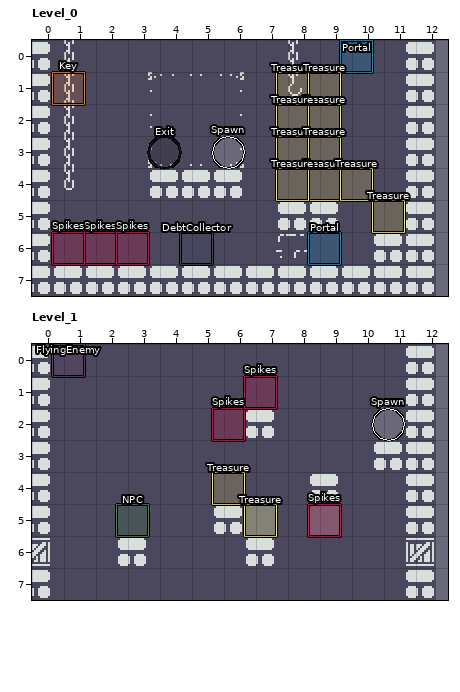
Level history. LDtk project: Source/level/world.ldtk. This is how it looked before the edit.
Cells are 16x16 px. Shown: Level_0 x 0..12, y 0..7; Level_1 x 0..12, y 0..7. Layer "Tiles1" is drawn -6,0 px off the grid.
The result:
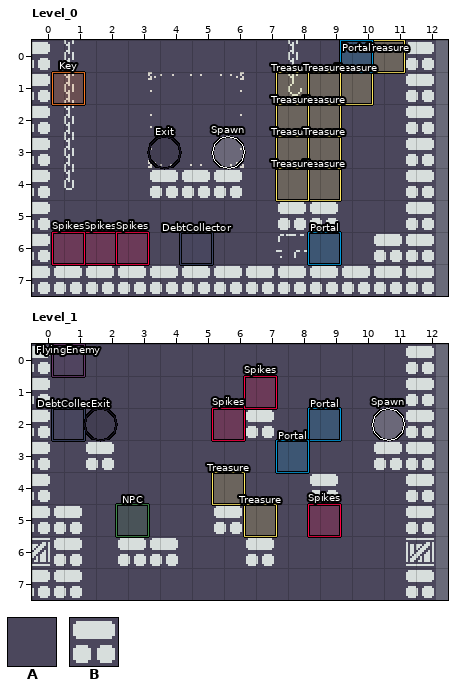
Key: from "Tileset": A 761, B 912.
_ is an empty cell.
Objects are placed by their top-left corner, in cells (3,4 is the top-left corner of cell 3,4); size is 1x1 cell unless given.
Edits made:
Layer "Entities", Level_0:
changed: "Treasure" rectangle at 10.6,5 -> "Treasure" rectangle at 10.6,0
changed: "Treasure" rectangle at 9.6,4 -> "Treasure" rectangle at 9.6,1
Layer "Tiles1", Level_1:
y 3: x 2 A -> B
y 5: x 1 A -> B; x 7 _ -> A; x 9 _ -> A
y 6: x 1 A -> B; x 4 A -> B
y 7: x 1 A -> B
Layer "Entities", Level_1:
added: "DebtCollector" rectangle at 0.6,2
added: "Exit" ellipse at 1.6,2
added: "Portal" rectangle at 8.6,2
added: "Portal" rectangle at 7.6,3
